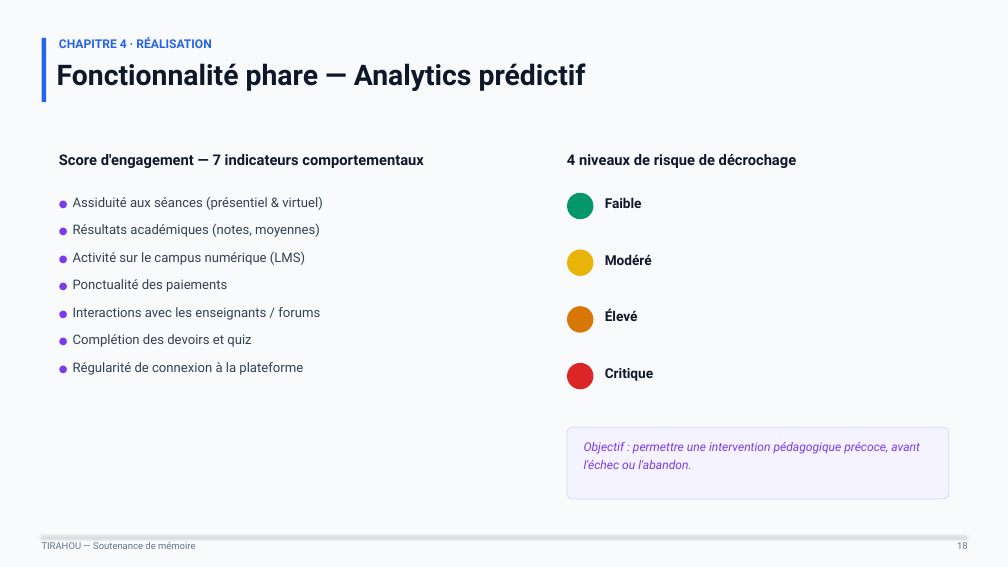
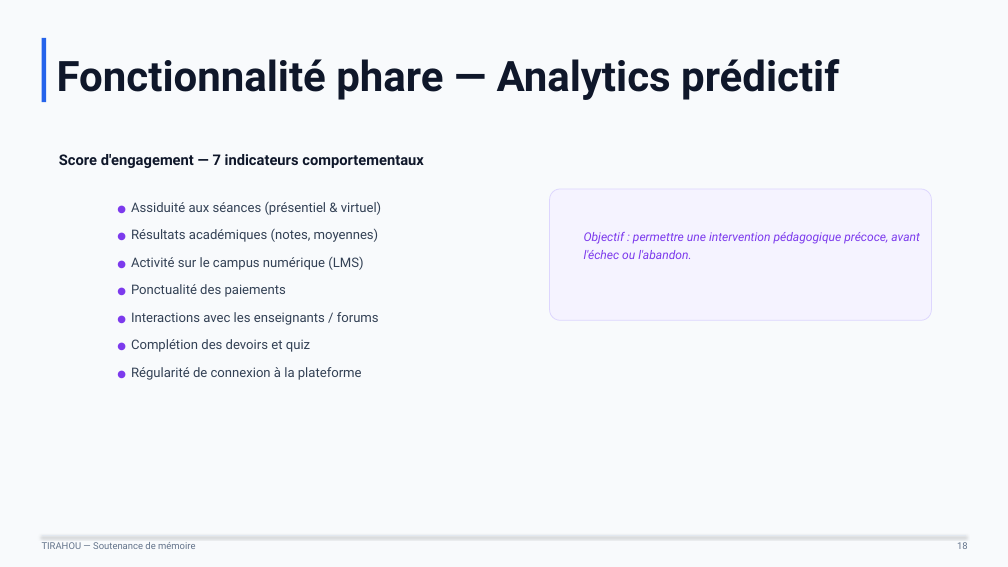
Before and after one commit to BabDIO/tirahou, a slide deck: slide 22 of TIRAHOU_Soutenance_Ali_Cisse.pptx (slide 18 before the commit). Drawn at 1008x567 pixels with LibreOffice and Linux fonts; fonts in the diff are those of the drawing. Boxes give left, top, right and bottom in pixels: in the first picture for what was removed or moved away, otherwise in the second. Text is boxed around its words. In the diff, an @@ line names an element or a change of style, - is before the commit and + after.

```diff
--- a/TIRAHOU_Soutenance_Ali_Cisse.pptx
+++ b/TIRAHOU_Soutenance_Ali_Cisse.pptx
@@ text "Fonctionnalité phare — Analytics prédictif" at (57,59,839,100): size 27 to 40 pt @@
@@ text removed at (59,37,211,48) @@
-CHAPITRE 4 · RÉALISATION
@@ text removed at (567,154,797,168) @@
-4 niveaux de risque de décrochage
@@ text "● Assiduité aux séances (présentiel ...": place and size @@
-text "● Assiduité aux séances (présentiel ..." at (73,197,322,375)
+text "● Assiduité aux séances (présentiel ..." at (131,201,381,380)
@@ rounded rectangle: place and size @@
-rounded rectangle at (567,427,949,499)
+rounded rectangle at (550,189,932,321)
@@ ellipse removed at (567,193,594,219) @@
@@ text removed at (605,197,642,208) @@
-Faible
@@ text "Objectif : permettre une intervention ...": place and size @@
-text "Objectif : permettre une intervention ..." at (584,442,920,469)
+text "Objectif : permettre une intervention ..." at (584,232,920,259)
@@ ellipse removed at (567,250,594,276) @@
@@ text removed at (605,254,652,265) @@
-Modéré
@@ ellipse removed at (567,306,594,333) @@
@@ text removed at (605,309,638,321) @@
-Élevé
@@ ellipse removed at (567,363,594,389) @@
@@ text removed at (605,368,653,381) @@
-Critique
```
Also in this commit, not shown: 25 other slides changed, 6 slides added, 2 slides removed, 45 other files.
